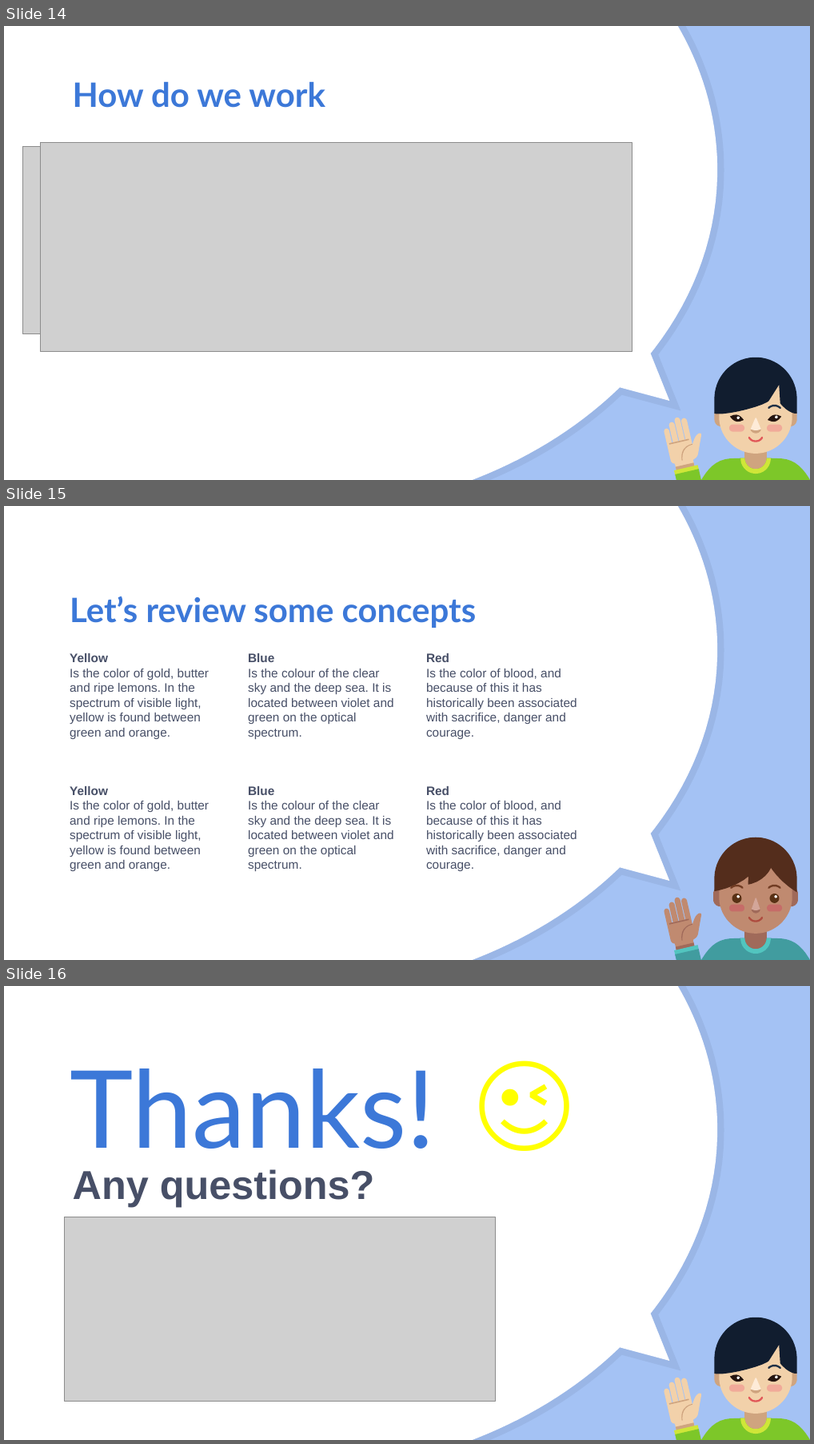
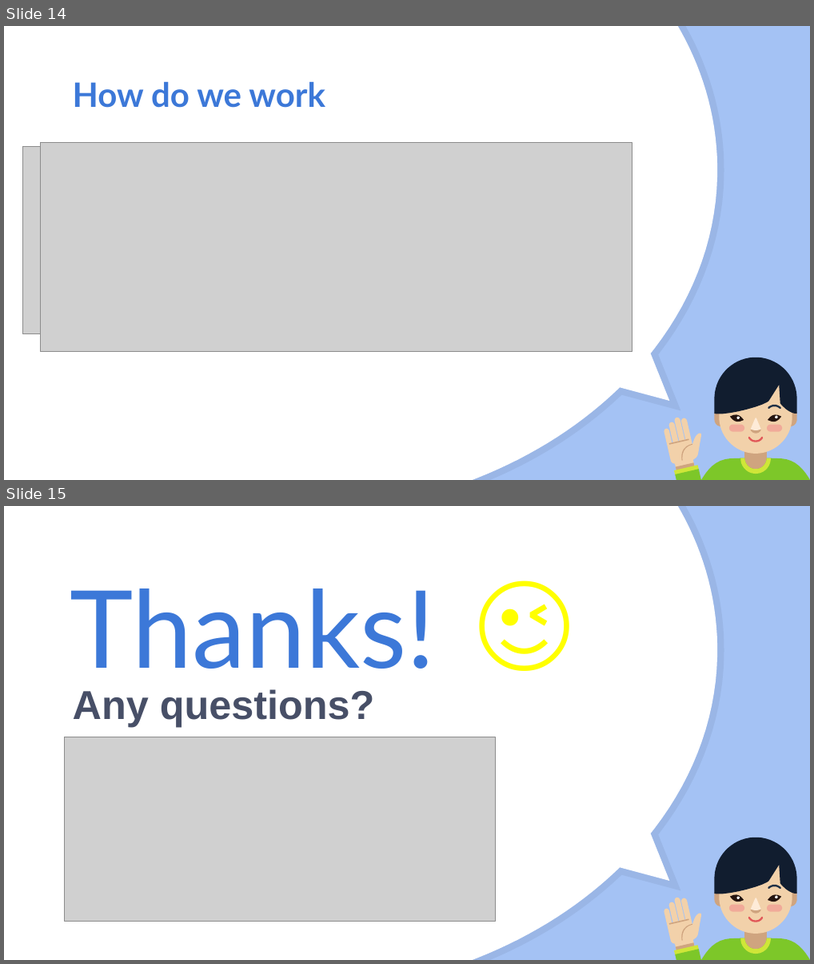
Before and after one commit to acrola/WorkShopDS, a slide deck: Happppy.pptx. Shown one above the other, each under a label of ours: slides 14, 15 and 16 before the commit, slides 14 and 15 after it. The pictures are 814x1444 and 814x964 pixels, drawn with LibreOffice and Linux fonts; fonts in the diff are those of the drawing; grey boxes stand for pictures. Boxes give left, top, right and bottom in pixels: in the first picture for what was removed or moved away, otherwise in the second. Text is boxed around its words. In the diff, an @@ line names an element or a change of style, - is before the commit and + after.

Commit message:
Deleted one slide

```diff
--- a/Happppy.pptx
+++ b/Happppy.pptx
@@ slide 15 removed at [4, 506, 810, 960], background #A4C2F4; not listed: 2 template elements that a slide beside it also shows @@
@@ title removed at [70, 596, 476, 628] @@
-Let’s review some concepts
@@ text removed at [70, 653, 209, 739] @@
-Yellow
-Is the color of gold, butter and ripe lemons. In the spectrum of visible light, yellow is found between green and orange.
@@ text removed at [248, 653, 394, 739] @@
-Blue
-Is the colour of the clear sky and the deep sea. It is located between violet and green on the optical spectrum.
@@ text removed at [426, 653, 578, 739] @@
-Red
-Is the color of blood, and because of this it has historically been associated with sacrifice, danger and courage.
@@ text removed at [70, 786, 209, 871] @@
-Yellow
-Is the color of gold, butter and ripe lemons. In the spectrum of visible light, yellow is found between green and orange.
@@ text removed at [248, 786, 394, 871] @@
-Blue
-Is the colour of the clear sky and the deep sea. It is located between violet and green on the optical spectrum.
@@ text removed at [426, 786, 578, 871] @@
-Red
-Is the color of blood, and because of this it has historically been associated with sacrifice, danger and courage.
@@ group removed at [665, 837, 810, 960]: 25 freeform shapes @@
@@ what was slide 16 is now slide 15 @@
```
